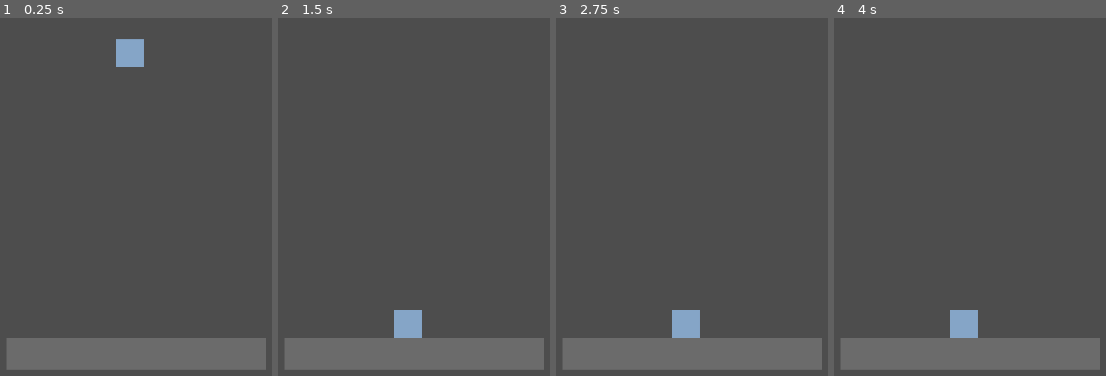
Above: before the commit, frames 1-4 (left to right).
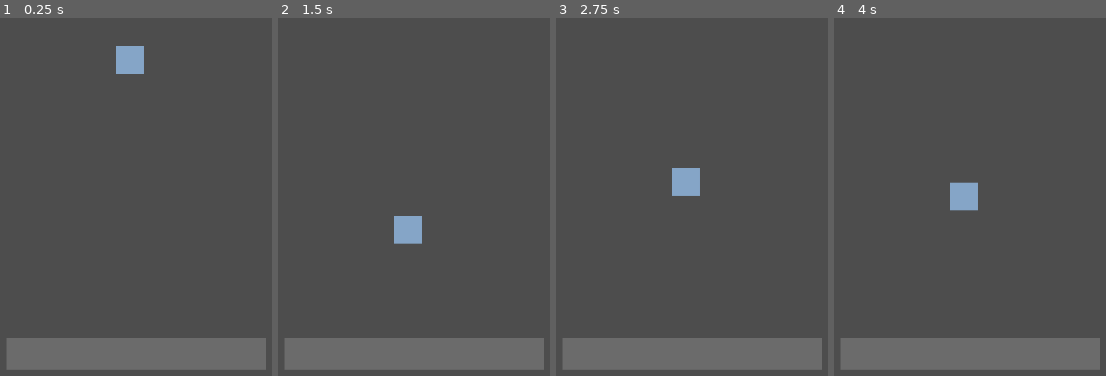
Above: after the commit, the same moments.

Repository: optimisticlucio/leg-up
Game: Godot game, scene res://scenes/test_scene.tscn
Two runs of this game, one before a commit and one after it. Both use one fixed random seed, a clock stepped at 60 frames per second and the inputs below.
Inputs:
- Up to frame 1 (0.25 s): no input
- Up to frame 2 (1.5 s): hold Up (jump) 0.53-1.28 s; hold Right (right) from 0.53 s (still down); tap Down (activate) at 1.35 s
- Up to frame 3 (2.75 s): tap Up (jump) at 1.52, 1.55, 1.82 s; release Right (right) at 2.03 s; hold Left (left) from 2.03 s (still down); hold Up (jump) from 2.03 s (still down)
- Up to frame 4 (4 s): release Left (left) at 2.78 s; release Up (jump) at 2.78 s; hold Right (right) from 2.78 s (still down); tap Down (activate) at 2.85 s; tap Up (jump) at 3.02, 3.05, 3.32 s; hold Up (jump) from 3.53 s (still down)

The runs differ from the first frame. In frame 1, 0.4% of the frame differs, in the area x 42-53%, y 5-16%; in frame 2, 1.6%; in frame 3, 1.6%; in frame 4, 1.6%, in the area x 42-53%, y 45-90%.

Commit message:
Basic movement

Diff:
--- a/godot/scripts/character/character.gd
+++ b/godot/scripts/character/character.gd
@@ -25,7 +25,7 @@
 		next_state.enter_state();
 		current_state = next_state;
 
-	current_state.act();
+	current_state.act(characterInput);
 
 func deterministic_move_and_slide():
 	latest_collision = move_and_collide(velocity * GlobalVariables.TICK_RATE);
--- a/godot/scripts/character/states/character_state.gd
+++ b/godot/scripts/character/states/character_state.gd
@@ -9,7 +9,7 @@
 func enter_state() -> void:
 	pass
 
-func act() -> void:
+func act(characterInput: CharacterInput) -> void:
 	push_error("UNIMPLEMENTED ACT IN " + state_name);
 
 func get_next_state(characterInput: CharacterInput) -> CharacterState:
--- a/godot/scripts/character/states/fall_state.gd
+++ b/godot/scripts/character/states/fall_state.gd
@@ -2,20 +2,29 @@
 extends CharacterState
 
 var gravity: float = GlobalVariables.DEFAULT_GRAVITY;
+
 static var MAX_FALL_SPEED: float = 700;
+static var JUMP_STRENGTH: float = 650;
 
 func _init(parent_character: Character, momentum: Vector2 = Vector2.ZERO):
 	super(parent_character);
 	state_name = "Fall State";
 	parent_character.velocity = momentum;
 
+static func GetJumpingState(parent_character: Character, momentum: Vector2 = Vector2.ZERO):
+	var newState = FallState.new(parent_character, momentum + Vector2(0, -JUMP_STRENGTH));
+	return newState;
+
 func enter_state() -> void:
 	pass
 
-func act() -> void:
-	# TODO: Update velocity according to gravity.
+func act(characterInput: CharacterInput) -> void:
+	if (parent_character.velocity.y < 0 && !characterInput.jump):
+		parent_character.velocity.y = 0;
+
 	if (parent_character.velocity.y < MAX_FALL_SPEED):
 		parent_character.velocity.y += gravity * GlobalVariables.TICK_RATE;
+
 	parent_character.deterministic_move_and_slide();
 
 func get_next_state(characterInput: CharacterInput) -> CharacterState:
--- a/godot/scripts/character/states/idle.gd
+++ b/godot/scripts/character/states/idle.gd
@@ -8,16 +8,16 @@
 func enter_state() -> void:
 	parent_character.velocity = Vector2.ZERO;
 
-func act() -> void:
+func act(characterInput: CharacterInput) -> void:
 	pass
 
 func get_next_state(characterInput: CharacterInput) -> CharacterState:
 	if (!parent_character.deterministic_is_on_floor()):
 		return FallState.new(parent_character);
 	if (characterInput.jump):
-		return self; # TODO - pass jump.
+		return FallState.GetJumpingState(parent_character);
 	if (characterInput.left || characterInput.right):
-		return self; # TODO - pass walking.
+		return WalkState.new(parent_character, characterInput.right);
 	return self;
 
 func exit_state() -> void:
--- /dev/null
+++ b/godot/scripts/character/states/walk_state.gd
@@ -0,0 +1,40 @@
+class_name WalkState
+extends CharacterState
+
+static var WALK_SPEED: float = 250;
+
+var facing_right: bool;
+
+func _init(parent_character: Character, facing_right: bool):
+	super(parent_character);
+	state_name = "Walk State";
+	self.facing_right = facing_right;
+
+func enter_state() -> void:
+	pass
+
+func get_walk_speed_with_direction() -> float:
+	return WALK_SPEED * (1 if facing_right else -1);
+
+func act(characterInput: CharacterInput) -> void:
+	parent_character.velocity = Vector2(get_walk_speed_with_direction(), 0);
+	parent_character.deterministic_move_and_slide();
+
+func get_next_state(characterInput: CharacterInput) -> CharacterState:
+	if (parent_character.deterministic_is_on_floor()):
+		return FallState.new(parent_character,
+				Vector2(get_walk_speed_with_direction(), 0));
+	if (characterInput.jump):
+		return FallState.GetJumpingState(parent_character,
+				Vector2(get_walk_speed_with_direction(), 0));
+	if ((characterInput.left && facing_right) ||
+		(characterInput.right && !facing_right)):
+		# Switch sides!
+		return WalkState.new(parent_character, !facing_right);
+	if ((!characterInput.right && facing_right) ||
+		(!characterInput.left && !facing_right)):
+		return IdleState.new(parent_character);
+	return self;
+
+func exit_state() -> void:
+	pass
--- a/godot/scripts/global_variables.gd
+++ b/godot/scripts/global_variables.gd
@@ -1,4 +1,4 @@
 extends Node
 
 static var TICK_RATE: float = 1.0/60;
-static var DEFAULT_GRAVITY: float = 700;
+static var DEFAULT_GRAVITY: float = 1000;
Not shown, added: godot/scripts/character/states/walk_state.gd.uid
